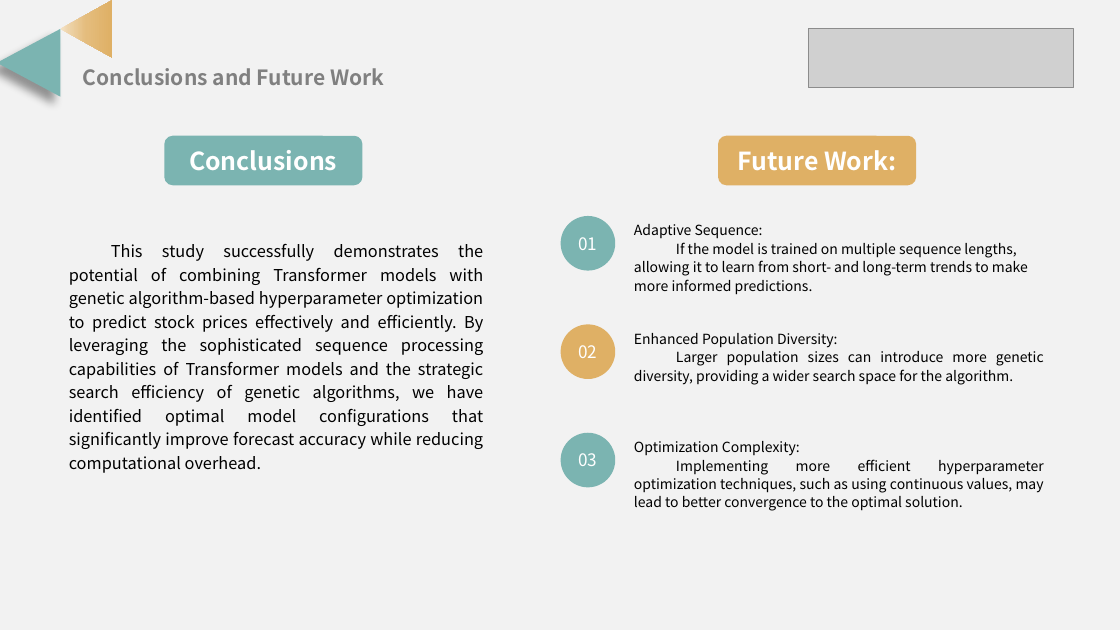
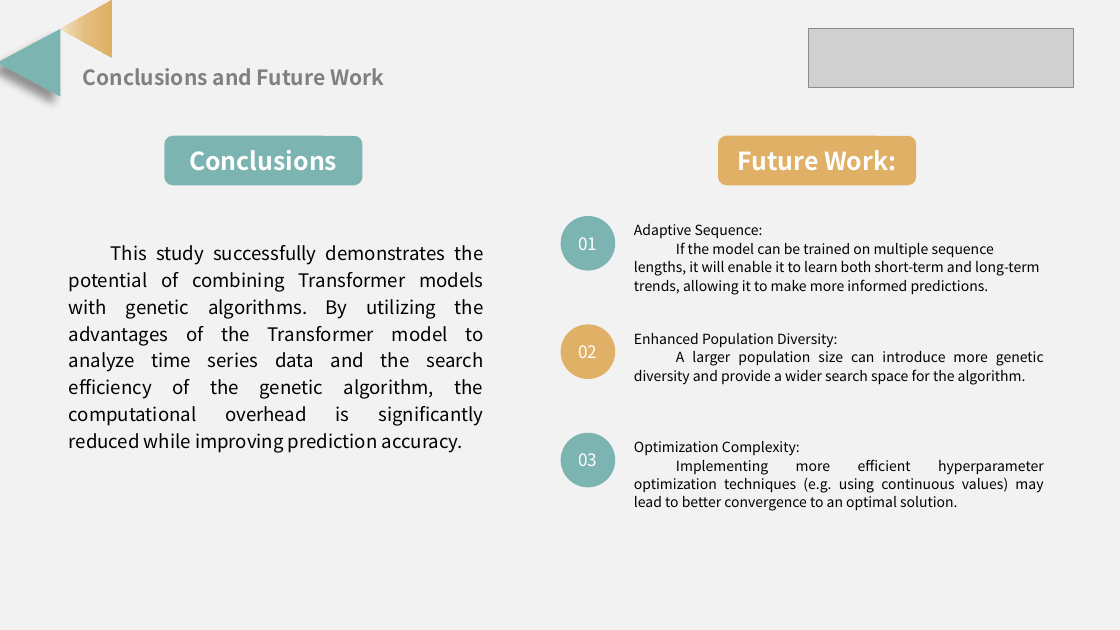
Before and after one commit to SigaoLi/UT_AI_Portfolio_Strategy_Optimization, a slide deck: slide 7 of SCS_3547_Term_Porject__Sigao_Li.pptx. Drawn at 1120x630 pixels with LibreOffice and Linux fonts; fonts in the diff are those of the drawing; grey boxes stand for pictures. Boxes give left, top, right and bottom in pixels: in the first picture for what was removed or moved away, otherwise in the second. Text is boxed around its words. In the diff, an @@ line names an element or a change of style, - is before the commit and + after.

```diff
--- a/SCS_3547_Term_Porject__Sigao_Li.pptx
+++ b/SCS_3547_Term_Porject__Sigao_Li.pptx
@@ text at [69, 245, 484, 453]: text changed; size 14 to 16 pt @@
-This study successfully demonstrates the potential of combining Transformer models with genetic algorithm-based hyperparameter optimization to predict stock prices effectively and efficiently. By leveraging the sophisticated sequence processing capabilities of Transformer models and the strategic search efficiency of genetic algorithms, we have identified optimal model configurations that significantly improve forecast accuracy while reducing computational overhead.
+This study successfully demonstrates the potential of combining Transformer models with genetic algorithms. By utilizing the advantages of the Transformer model to analyze time series data and the search efficiency of the genetic algorithm, the computational overhead is significantly reduced while improving prediction accuracy.
@@ text at [634, 242, 1039, 295]: text changed @@
-If the model is trained on multiple sequence lengths, allowing it to learn from short- and long-term trends to make more informed predictions.
+If the model can be trained on multiple sequence lengths, it will enable it to learn both short-term and long-term trends, allowing it to make more informed predictions.
@@ text at [634, 351, 1044, 385]: text changed @@
-Larger population sizes can introduce more genetic diversity, providing a wider search space for the algorithm.
+A larger population size can introduce more genetic diversity and provide a wider search space for the algorithm.
@@ text at [634, 459, 1044, 511]: text changed @@
-Implementing more efficient hyperparameter optimization techniques, such as using continuous values, may lead to better convergence to the optimal solution.
+Implementing more efficient hyperparameter optimization techniques (e.g. using continuous values) may lead to better convergence to an optimal solution.
```
Also in this commit, not shown: 5 other slides changed.
